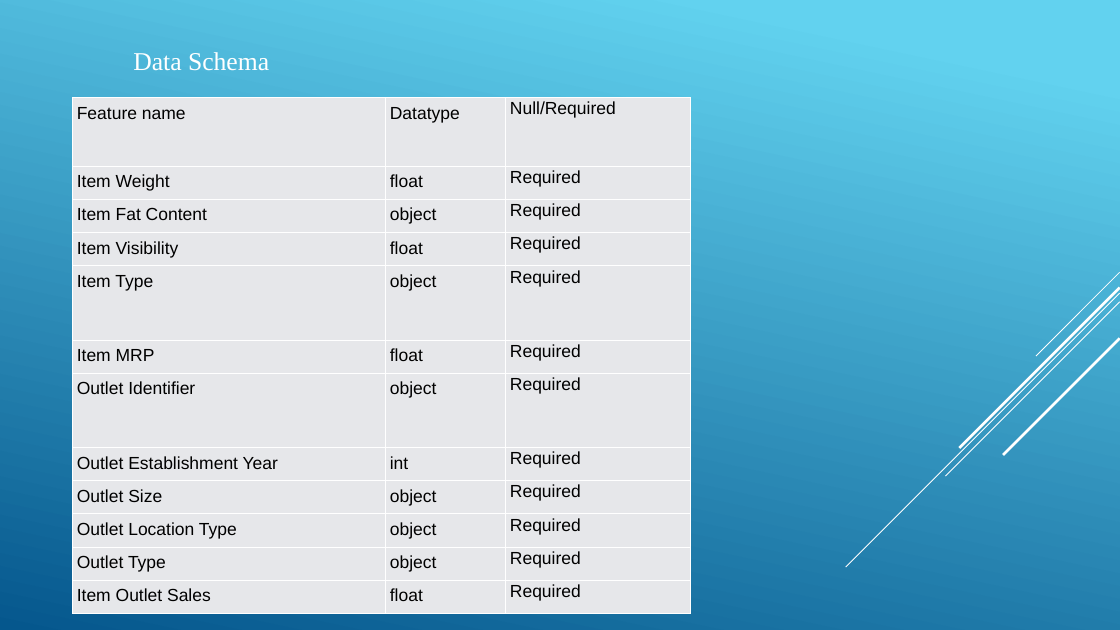
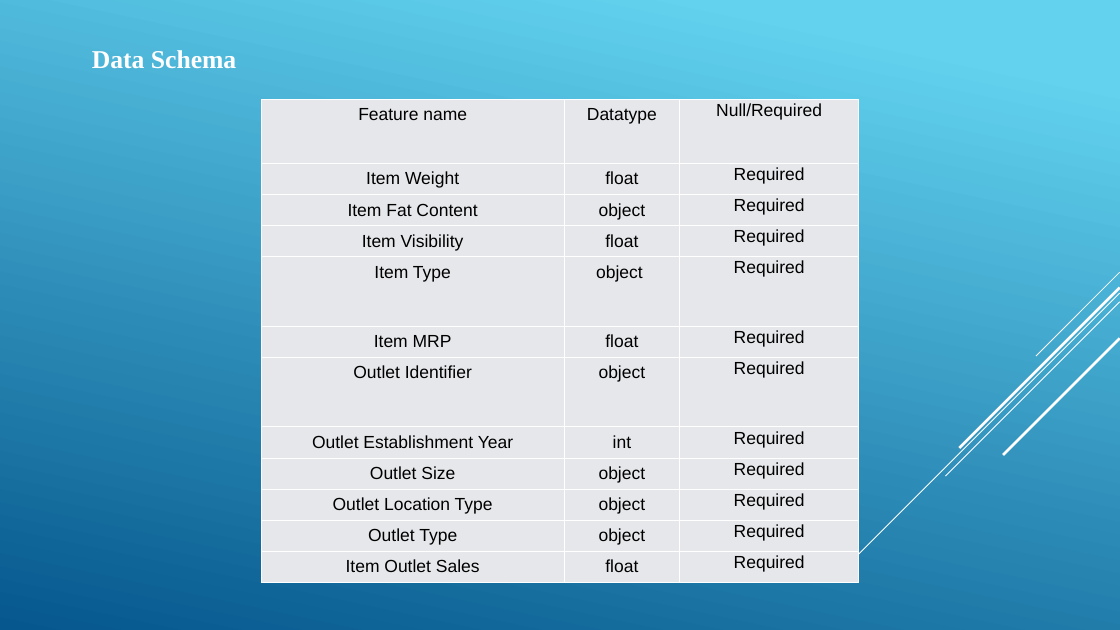
Before and after one commit to ashokkumars01/Stores-Sales-Prediction, a slide deck: slide 4 of Docs/DPR_Store_Sales_Prediction.pptx. Drawn at 1120x630 pixels with LibreOffice and Linux fonts; fonts in the diff are those of the drawing. Boxes give left, top, right and bottom in pixels: in the first picture for what was removed or moved away, otherwise in the second. Text is boxed around its words. In the diff, an @@ line names an element or a change of style, - is before the commit and + after.

```diff
--- a/Docs/DPR_Store_Sales_Prediction.pptx
+++ b/Docs/DPR_Store_Sales_Prediction.pptx
@@ text "Data Schema": place and size @@
-text "Data Schema" at (133, 52, 269, 70)
+text "Data Schema" at (92, 50, 236, 68)
@@ text "Data Schema" at (92, 50, 236, 68): bold on; list level 9 to 1 in "Data Schema"; vertical alignment middle to top @@
@@ table at (261, 99, 859, 576) @@
@@ alignment justified to centre @@
@@ alignment left to centre @@
@@ table: place and size @@
-table at (72, 97, 691, 605)
+table at (261, 99, 859, 576)
```
Also in this commit, not shown: 11 other slides changed, 1 slide removed, 1 other file.
